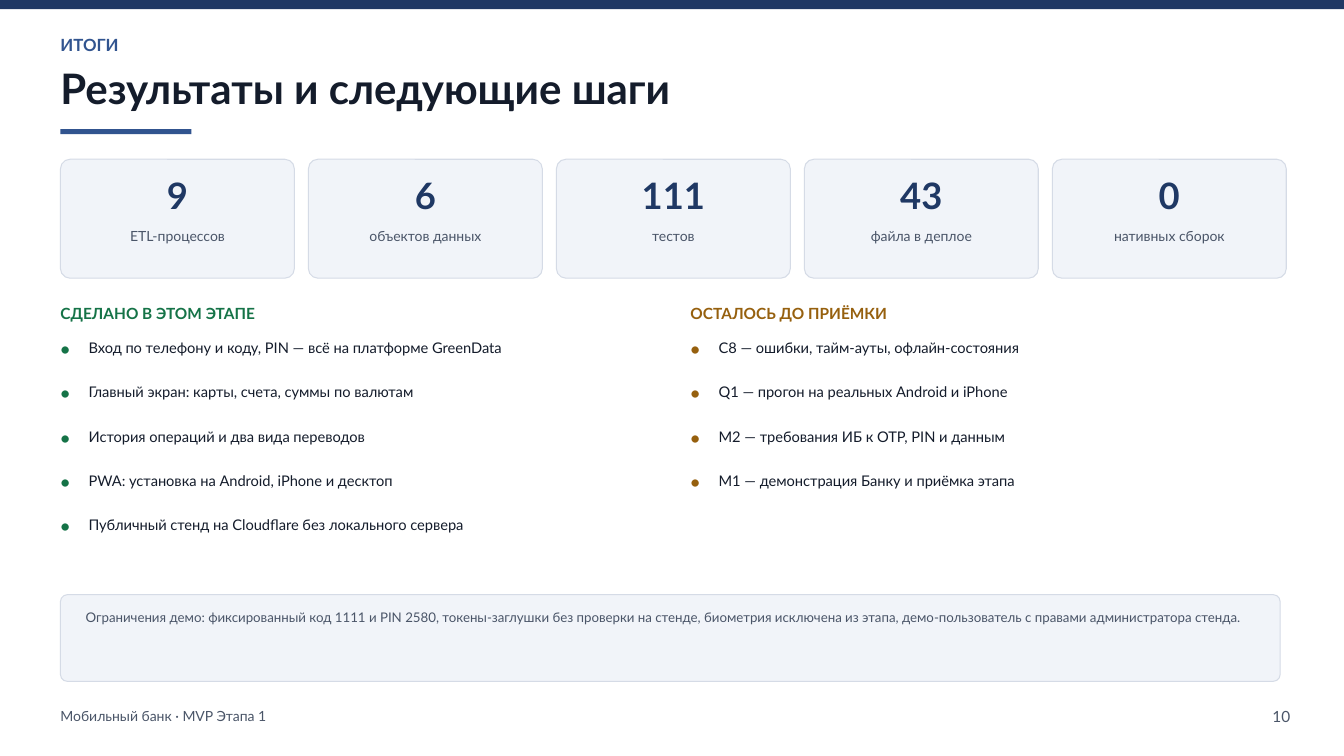
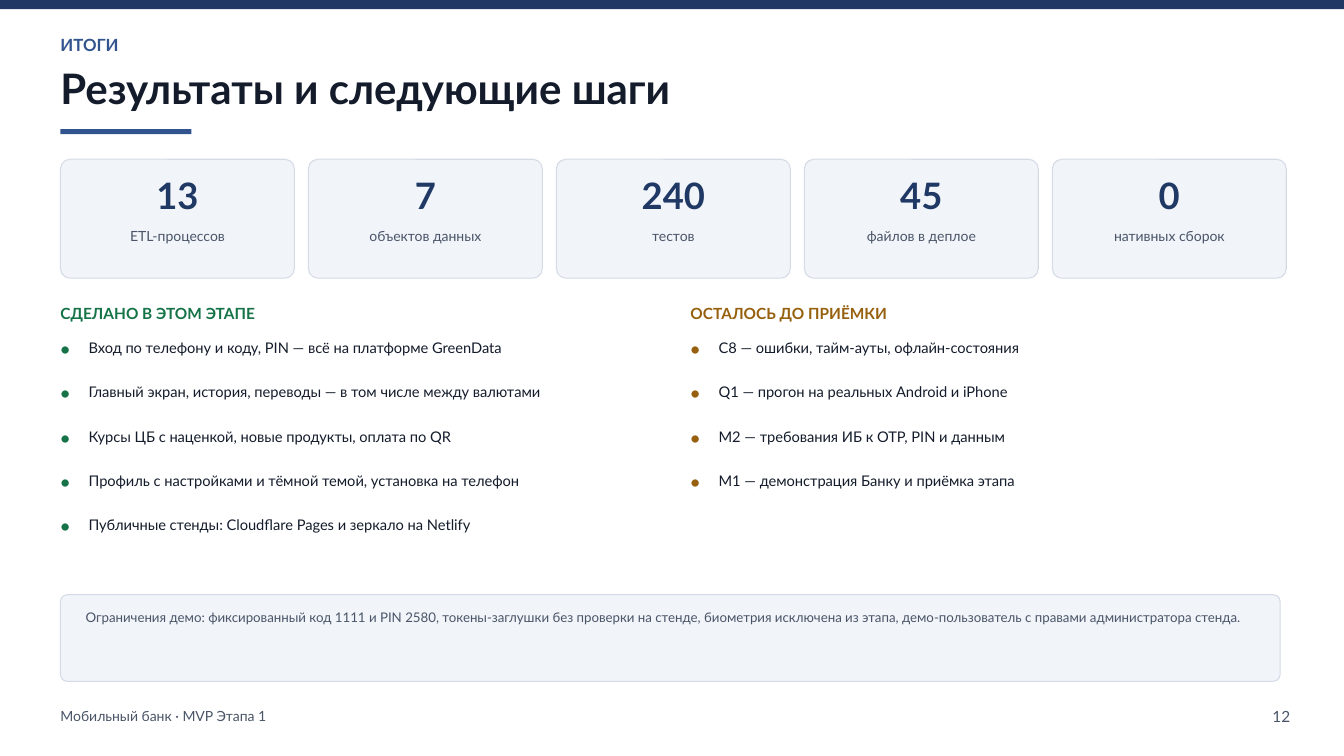
Before and after one commit to pankovivan/artifact-mvp-1-465v6r, a slide deck: slide 12 of assets/mob-bank-mvp-stage1.pptx (slide 10 before the commit). Drawn at 1344x756 pixels with LibreOffice and Linux fonts; fonts in the diff are those of the drawing. Boxes give left, top, right and bottom in pixels: in the first picture for what was removed or moved away, otherwise in the second. Text is boxed around its words. In the diff, an @@ line names an element or a change of style, - is before the commit and + after.

```diff
--- a/assets/mob-bank-mvp-stage1.pptx
+++ b/assets/mob-bank-mvp-stage1.pptx
@@ text at (156, 182, 198, 210): text changed @@
-9
+13
@@ text at (415, 182, 436, 209): text changed @@
-6
+7
@@ text at (642, 182, 705, 210): text changed @@
-111
+240
@@ text at (900, 182, 942, 210): text changed @@
-43
+45
@@ text at (867, 231, 976, 244): text changed @@
-файла в деплое
+файлов в деплое
@@ text at (89, 386, 540, 400): text changed @@
-Главный экран: карты, счета, суммы по валютам
+Главный экран, история, переводы — в том числе между валютами
@@ text at (89, 431, 451, 445): text changed @@
-История операций и два вида переводов
+Курсы ЦБ с наценкой, новые продукты, оплата по QR
@@ text at (89, 475, 519, 489): text changed @@
-PWA: установка на Android, iPhone и десктоп
+Профиль с настройками и тёмной темой, установка на телефон
@@ text at (89, 519, 470, 533): text changed @@
-Публичный стенд на Cloudflare без локального сервера
+Публичные стенды: Cloudflare Pages и зеркало на Netlify
@@ text at (1272, 711, 1290, 722): text changed @@
-10
+12
```
Also in this commit, not shown: 4 other slides changed, 2 slides added, 3 other files.
